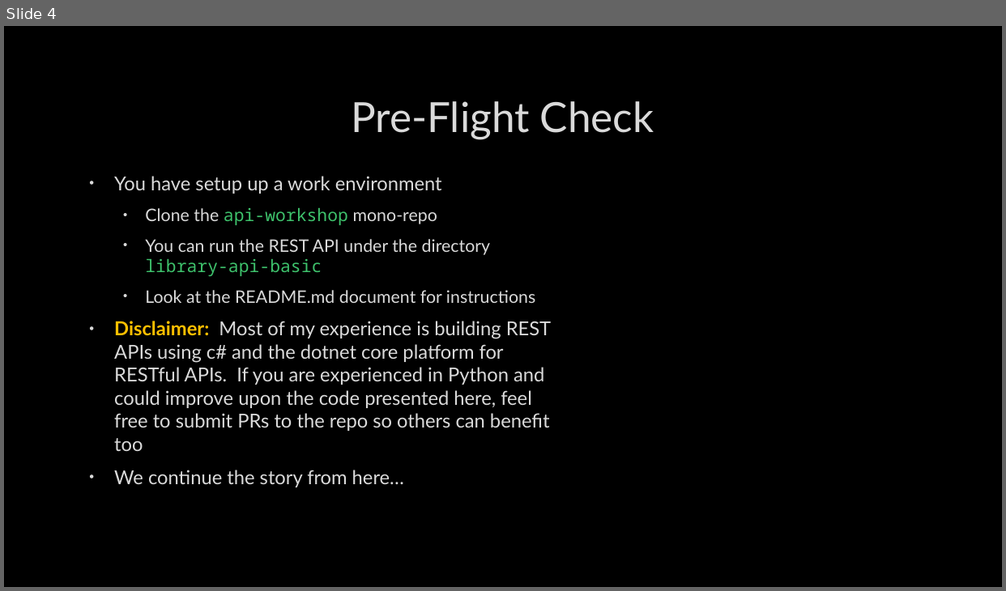
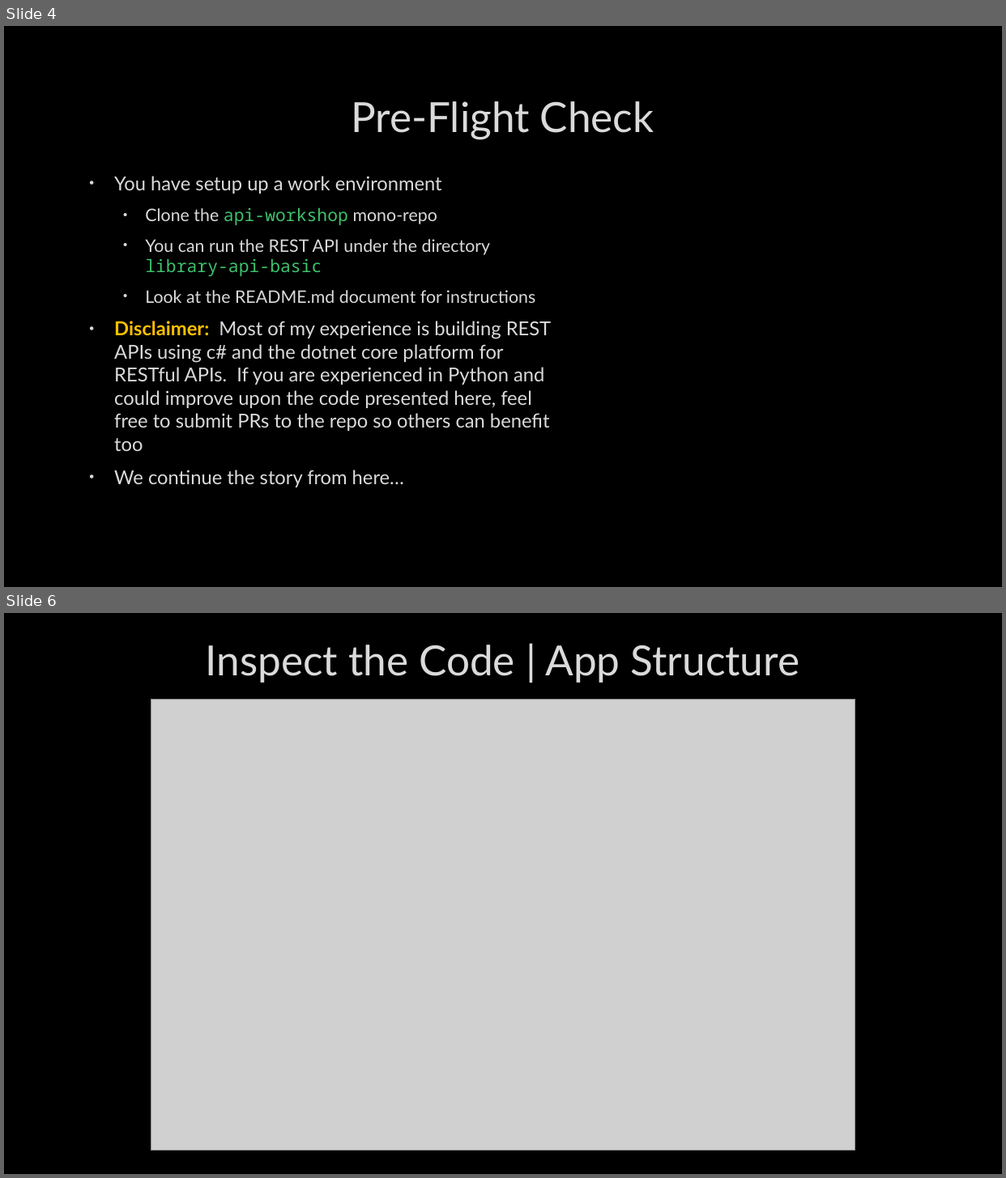
Before and after one commit to SheetMetalConnect/api-workshop, a slide deck: zzz-additional-documentation/Rest-Api-Design-Build-Run-Day-2.pptx. Shown one above the other, each under a label of ours: slide 4 before the commit, slides 4 and 6 after it; the slides between them are not shown. The pictures are 1006x591 and 1006x1178 pixels, drawn with LibreOffice and Linux fonts; fonts in the diff are those of the drawing; grey boxes stand for pictures; background and template pictures are left out. Boxes give left, top, right and bottom in pixels: in the first picture for what was removed or moved away, otherwise in the second. Text is boxed around its words. In the diff, an @@ line names an element or a change of style, - is before the commit and + after.

```diff
--- a/zzz-additional-documentation/Rest-Api-Design-Build-Run-Day-2.pptx
+++ b/zzz-additional-documentation/Rest-Api-Design-Build-Run-Day-2.pptx
@@ slide 6 added at [4,613,1002,1174], background picture (left out) @@
@@ title added at [206,645,799,683], 40 pt, text #DADADA @@
+Inspect the Code | App Structure
@@ picture added at [151,699,855,1151] @@
```
Also in this commit, not shown: 15 other slides added, 1 other file.
